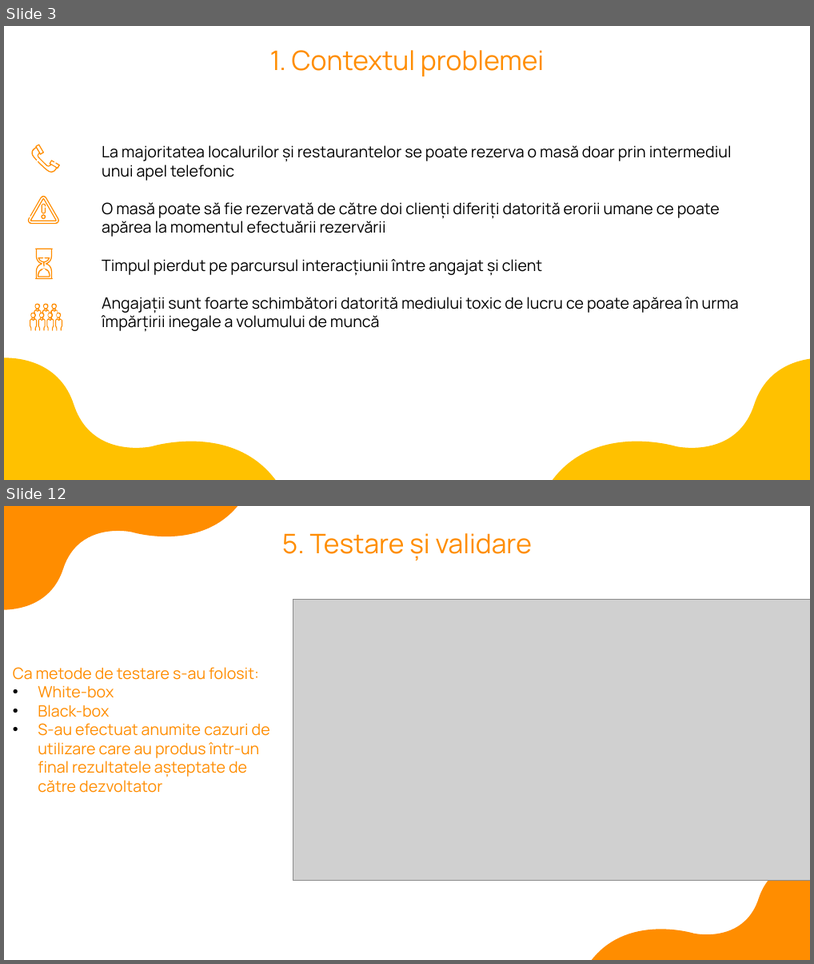
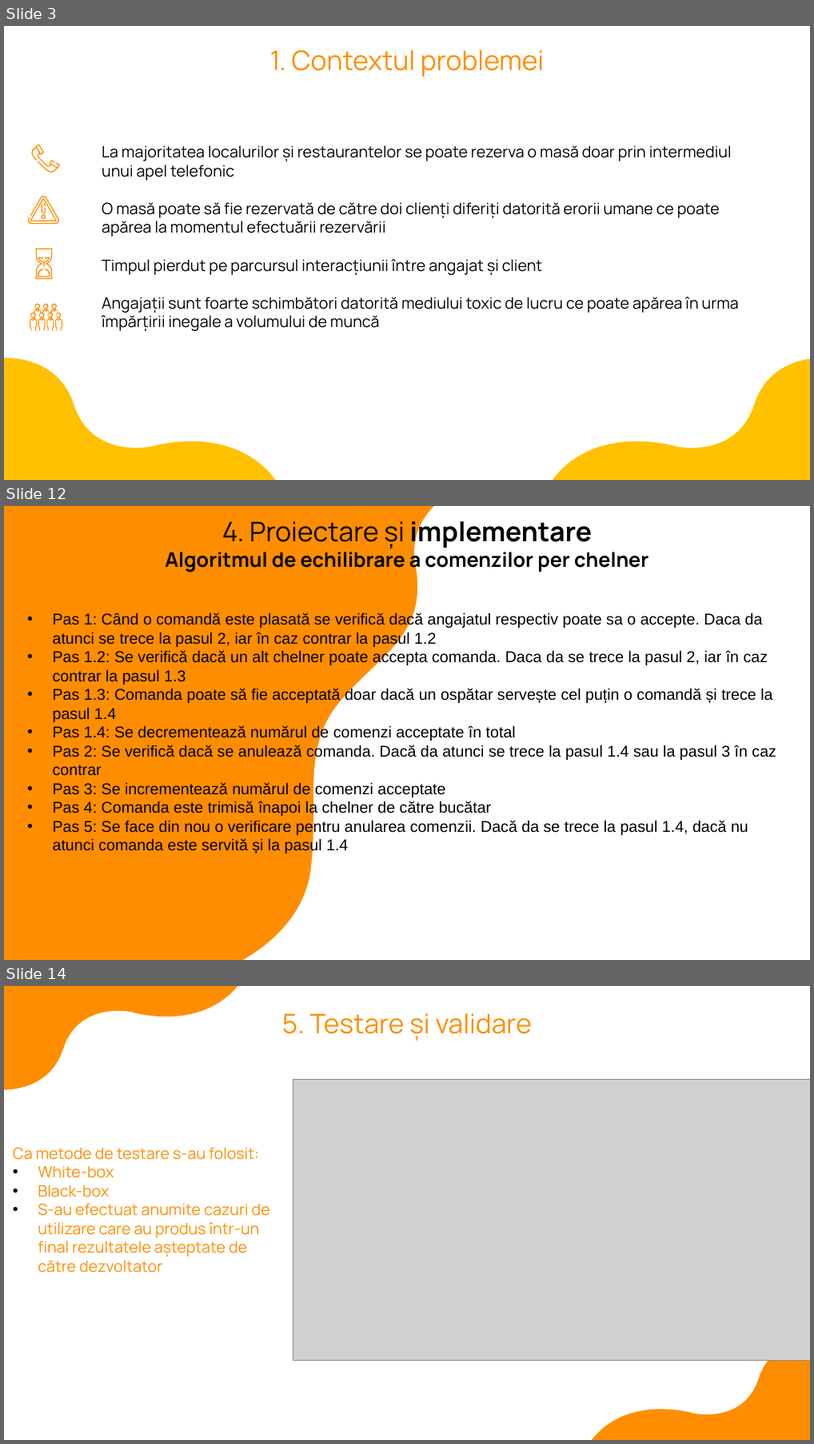
Before and after one commit to StanciuOctav/QuickPlate, a slide deck: QuickPlate/Stanciu_Ioan_Octavian_prezentare.pptx. Shown one above the other, each under a label of ours: slides 3 and 12 before the commit, slides 3, 12 and 14 after it; the slides between them are not shown. The pictures are 814x964 and 814x1444 pixels, drawn with LibreOffice and Linux fonts; fonts in the diff are those of the drawing; grey boxes stand for pictures. Boxes give left, top, right and bottom in pixels: in the first picture for what was removed or moved away, otherwise in the second. Text is boxed around its words. In the diff, an @@ line names an element or a change of style, - is before the commit and + after.

```diff
--- a/QuickPlate/Stanciu_Ioan_Octavian_prezentare.pptx
+++ b/QuickPlate/Stanciu_Ioan_Octavian_prezentare.pptx
@@ slide 12 added at (4,506,810,960), background #FF8D00 @@
@@ text added at (165,516,649,572), 18 pt, text #000000, bold @@
+4. Proiectare și implementare
+Algoritmul de echilibrare a comenzilor per chelner
@@ freeform shape added at (227,506,810,960), fill #FFFFFF @@
@@ text added at (53,612,777,854), 14 pt, text #000000 @@
+• Pas 1: Când o comandă este plasată se verifică dacă angajatul respectiv poate sa o accepte. Daca da atunci se trece la pasul 2, iar în caz contrar la pasul 1.2
+• Pas 1.2: Se verifică dacă un alt chelner poate accepta comanda. Daca da se trece la pasul 2, iar în caz contrar la pasul 1.3
+• Pas 1.3: Comanda poate să fie acceptată doar dacă un ospătar servește cel puțin o comandă și trece la pasul 1.4
+• Pas 1.4: Se decrementează numărul de comenzi acceptate în total
+• Pas 2: Se verifică dacă se anulează comanda. Dacă da atunci se trece la pasul 1.4 sau la pasul 3 în caz contrar
+• Pas 3: Se incrementează numărul de comenzi acceptate
+• Pas 4: Comanda este trimisă înapoi la chelner de către bucătar
+• Pas 5: Se face din nou o verificare pentru anularea comenzii. Dacă da se trece la pasul 1.4, dacă nu atunci comanda este servită și la pasul 1.4
@@ what was slide 12 is now slide 14 @@
```
Also in this commit, not shown: 6 slides changed, 3 other slides added, 2 slides removed, 8 other files.
